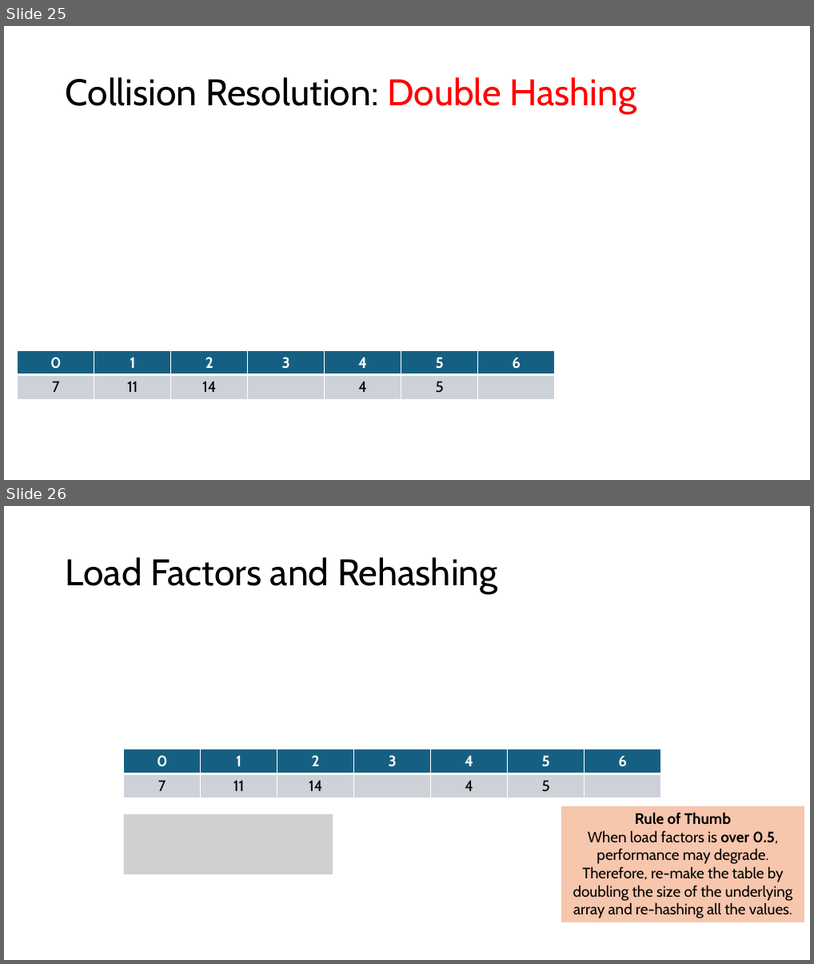
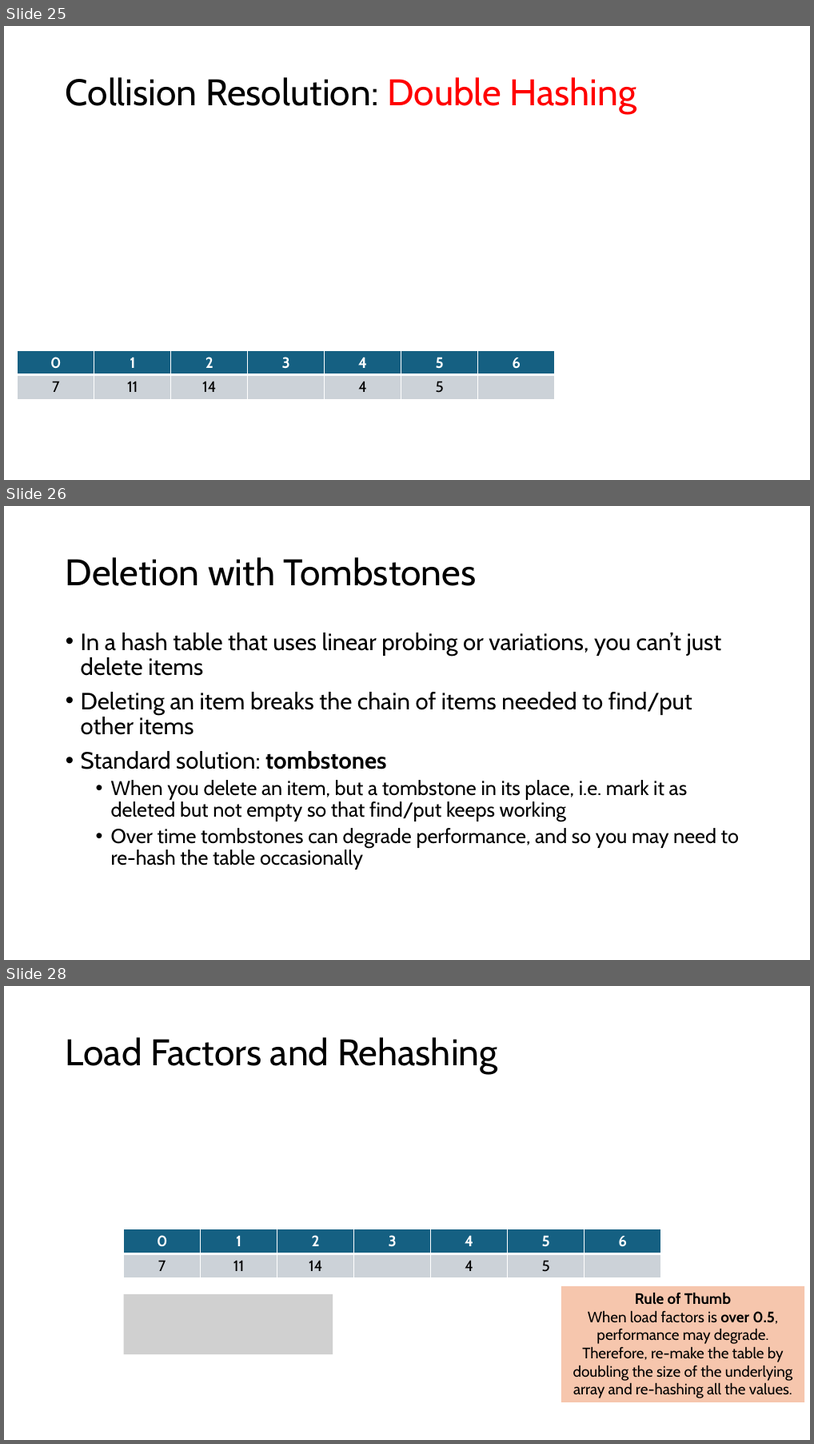
Before and after one commit to sotasota-sfu/cmpt225Summer2026, a slide deck: lectures/lecture17/MapsAndHashing.pptx. Shown one above the other, each under a label of ours: slides 25 and 26 before the commit, slides 25, 26 and 28 after it; the slides between them are not shown. The pictures are 814x964 and 814x1444 pixels, drawn with LibreOffice and Linux fonts; fonts in the diff are those of the drawing; grey boxes stand for pictures. Boxes give left, top, right and bottom in pixels: in the first picture for what was removed or moved away, otherwise in the second. Text is boxed around its words. In the diff, an @@ line names an element or a change of style, - is before the commit and + after.

```diff
--- a/lectures/lecture17/MapsAndHashing.pptx
+++ b/lectures/lecture17/MapsAndHashing.pptx
@@ slide 26 added at (4,506,810,960), background #FFFFFF @@
@@ title added at (66,557,476,586), 44 pt, text #000000 @@
+Deletion with Tombstones
@@ text added at (81,632,739,869), 24 pt, text #000000 @@
+• In a hash table that uses linear probing or variations, you can’t just delete items
+• Deleting an item breaks the chain of items needed to find/put other items
+• Standard solution: tombstones
+  • When you delete an item, but a tombstone in its place, i.e. mark it as deleted but not empty so that find/put keeps working
+  • Over time tombstones can degrade performance, and so you may need to re-hash the table occasionally
@@ what was slide 26 is now slide 28 @@
```
Also in this commit, not shown: 1 other slide added.
